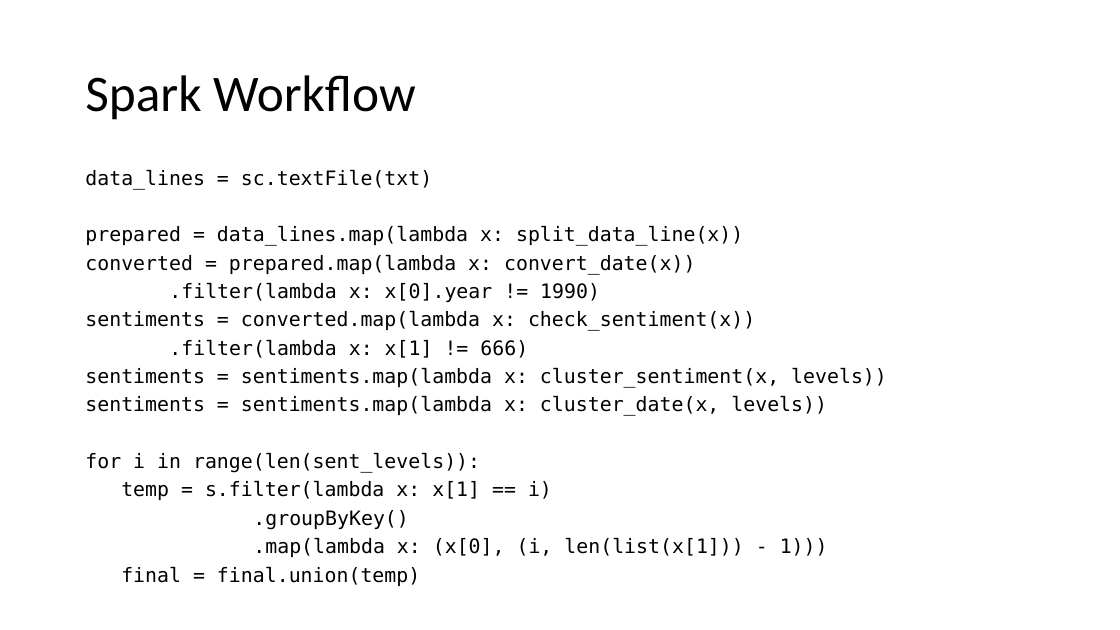
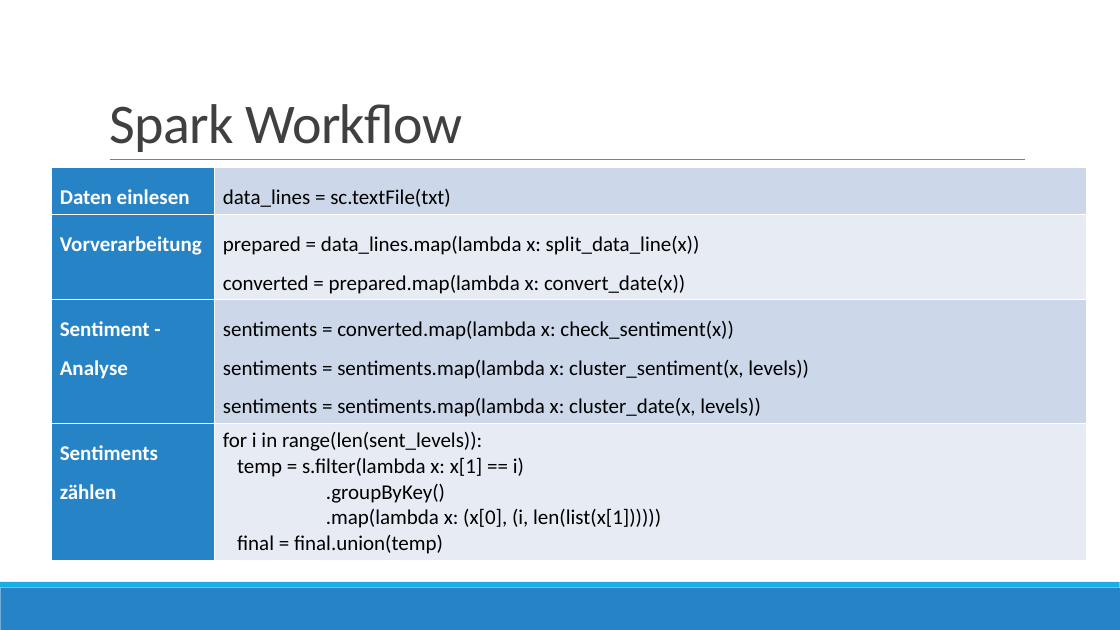
Before and after one commit to jaypem/BigDataProject, a slide deck: slide 5 of Big Data.pptx (slide 4 before the commit). Drawn at 1120x630 pixels with LibreOffice and Linux fonts; fonts in the diff are those of the drawing. Boxes give left, top, right and bottom in pixels: in the first picture for what was removed or moved away, otherwise in the second. Text is boxed around its words. In the diff, an @@ line names an element or a change of style, - is before the commit and + after.

Commit message:
add presentation

```diff
--- a/Big Data.pptx
+++ b/Big Data.pptx
@@ title "Spark Workflow": place and size @@
-title "Spark Workflow" at <box>85,75,415,120</box>
+title "Spark Workflow" at <box>109,104,462,152</box>
@@ title "Spark Workflow" at <box>109,104,462,152</box>: size 44 to 48 pt, text colour #000000 to #404040, letter spacing 0 to -0.5 pt; line spacing 0.9 to 0.85; vertical alignment middle to bottom @@
@@ table added at <box>51,168,1086,558</box>, 4 rows, 2 columns @@
+Daten einlesen | data_lines = sc.textFile(txt)
+Vorverarbeitung | prepared = data_lines.map(lambda x: split_data_line(x)) / converted = prepared.map(lambda x: convert_date(x))
+Sentiment - Analyse | sentiments = converted.map(lambda x: check_sentiment(x)) / sentiments = sentiments.map(lambda x: cluster_sentiment(x, levels)) / sentiments = sentiments.map(lambda x: cluster_date(x, levels))
+Sentiments zählen | for i in range(len(sent_levels)): / temp = s.filter(lambda x: x[1] == i) / .groupByKey() / .map(lambda x: (x[0], (i, len(list(x[1]))))) / final = final.union(temp)
@@ text removed at <box>85,169,887,586</box> @@
-data_lines = sc.textFile(txt)
-prepared = data_lines.map(lambda x: split_data_line(x))
-converted = prepared.map(lambda x: convert_date(x))
-.filter(lambda x: x[0].year != 1990)
-sentiments = converted.map(lambda x: check_sentiment(x))
-.filter(lambda x: x[1] != 666)
-sentiments = sentiments.map(lambda x: cluster_sentiment(x, levels))
-sentiments = sentiments.map(lambda x: cluster_date(x, levels))
-for i in range(len(sent_levels)):
-temp = s.filter(lambda x: x[1] == i)
-.groupByKey()
-.map(lambda x: (x[0], (i, len(list(x[1])) - 1)))
-final = final.union(temp)
@@ line added from (110, 160) to (1026, 160), #808080 0.5 pt @@
@@ rectangle added at <box>0,588,1120,630</box>, fill #2683C6 @@
@@ rectangle added at <box>0,582,1120,588</box>, fill #1CADE4 @@
```
Also in this commit, not shown: 3 other slides changed, 3 slides added, 2 slides removed, 1 other file.
